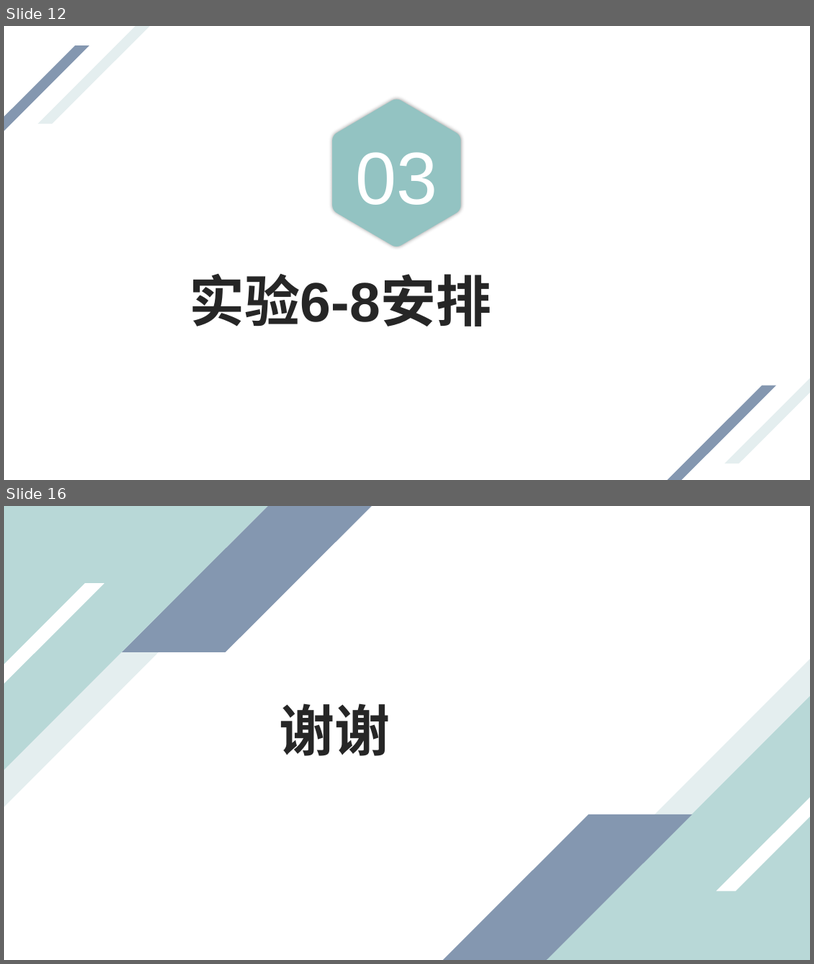
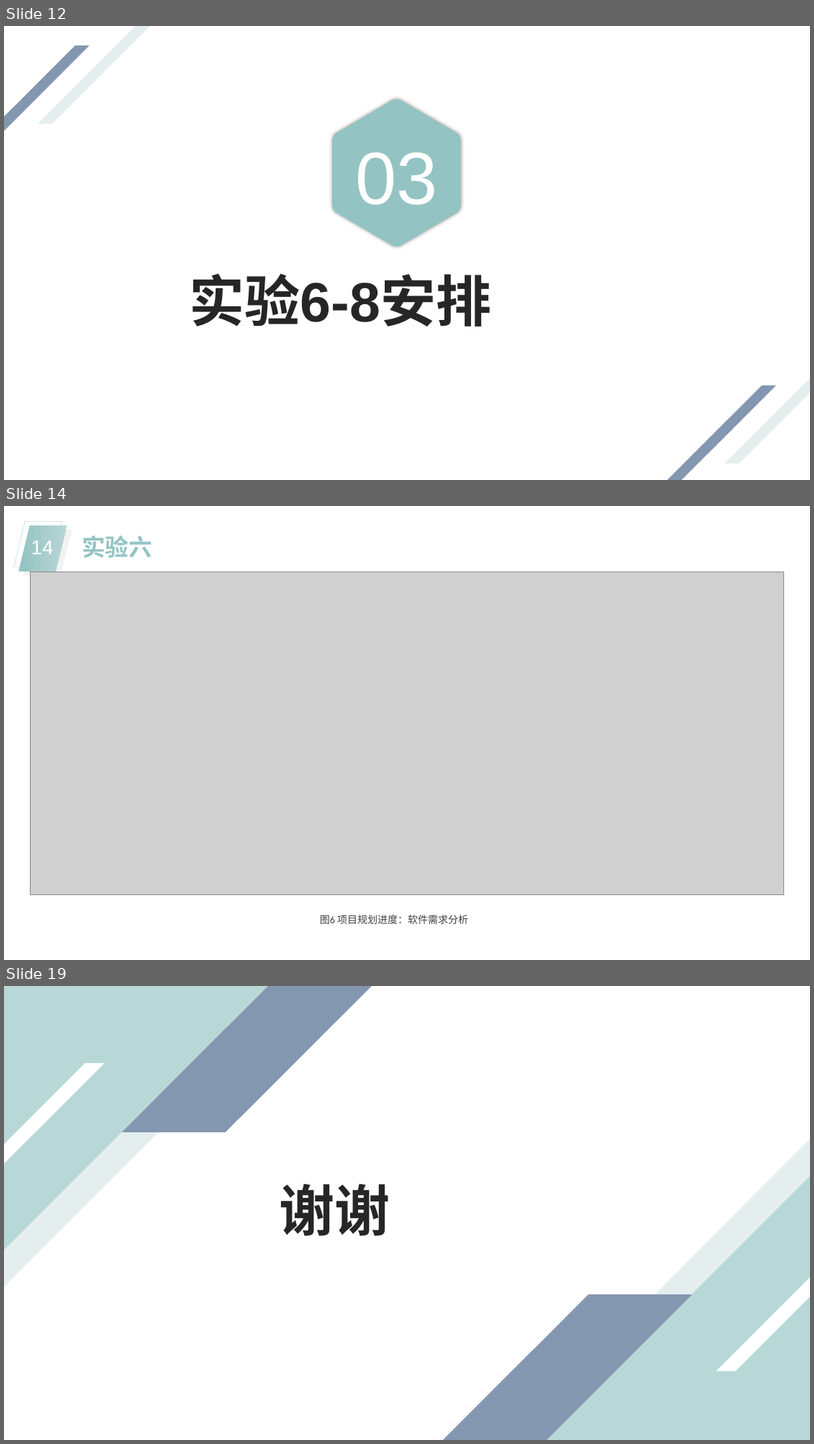
Before and after one commit to bhsei/20_F, a slide deck: 2-课堂汇报/第四周汇报_麦梓健.pptx. Shown one above the other, each under a label of ours: slides 12 and 16 before the commit, slides 12, 14 and 19 after it; the slides between them are not shown. The pictures are 814x964 and 814x1444 pixels, drawn with LibreOffice and Linux fonts; fonts in the diff are those of the drawing; grey boxes stand for pictures. Boxes give left, top, right and bottom in pixels: in the first picture for what was removed or moved away, otherwise in the second. Text is boxed around its words. In the diff, an @@ line names an element or a change of style, - is before the commit and + after.

```diff
--- a/2-课堂汇报/第四周汇报_麦梓健.pptx
+++ b/2-课堂汇报/第四周汇报_麦梓健.pptx
@@ slide 14 added at [4,506,810,960], background #FFFFFF @@
@@ parallelogram added at [13,521,62,567], outline #BAD7D7 0.25 pt @@
@@ parallelogram added at [18,525,67,572], fill gradient #93C3C2 to #B7D5D5 @@
@@ parallelogram added at [24,530,72,576], fill #F2F2F2 @@
@@ page number added at [31,541,54,554], 24 pt, text #FFFFFF @@
+14
@@ text added at [82,536,152,558], 28 pt, text #93C3C2, bold @@
+实验六
@@ picture added at [31,572,784,894] @@
@@ text added at [320,914,468,924], 12 pt, text #404040 @@
+图6 项目规划进度：软件需求分析
@@ what was slide 16 is now slide 19 @@
```
Also in this commit, not shown: 3 slides changed, 3 other slides added, 1 slide removed, 3 other files.
